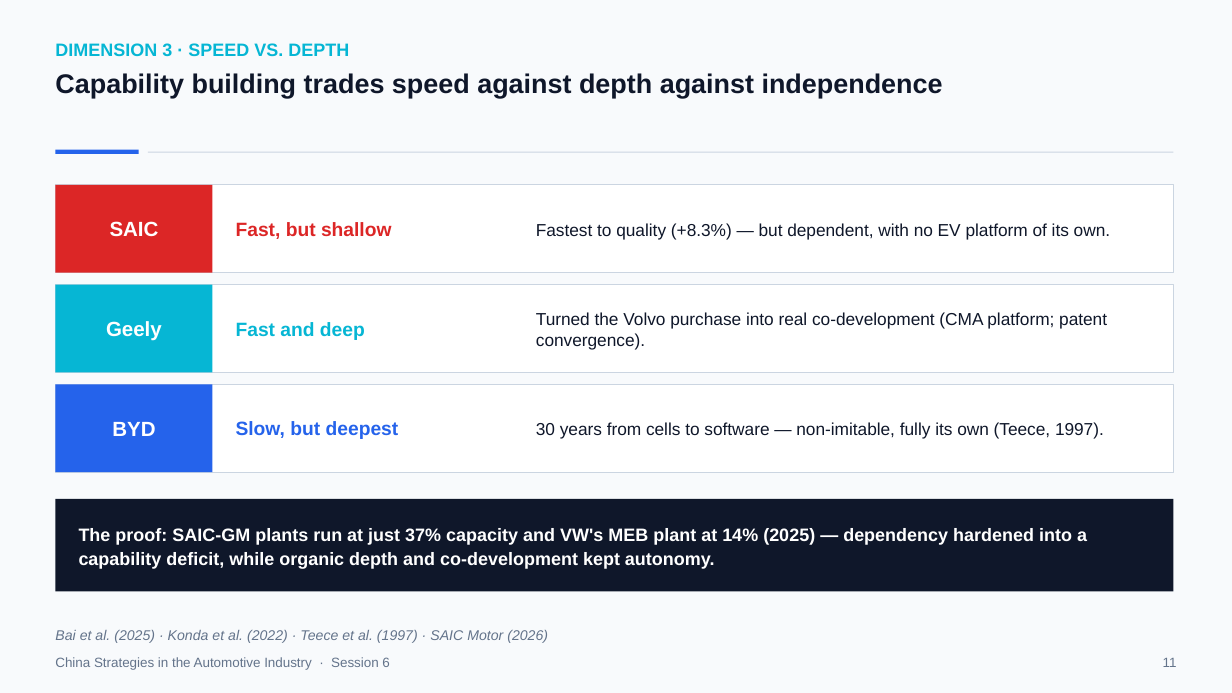
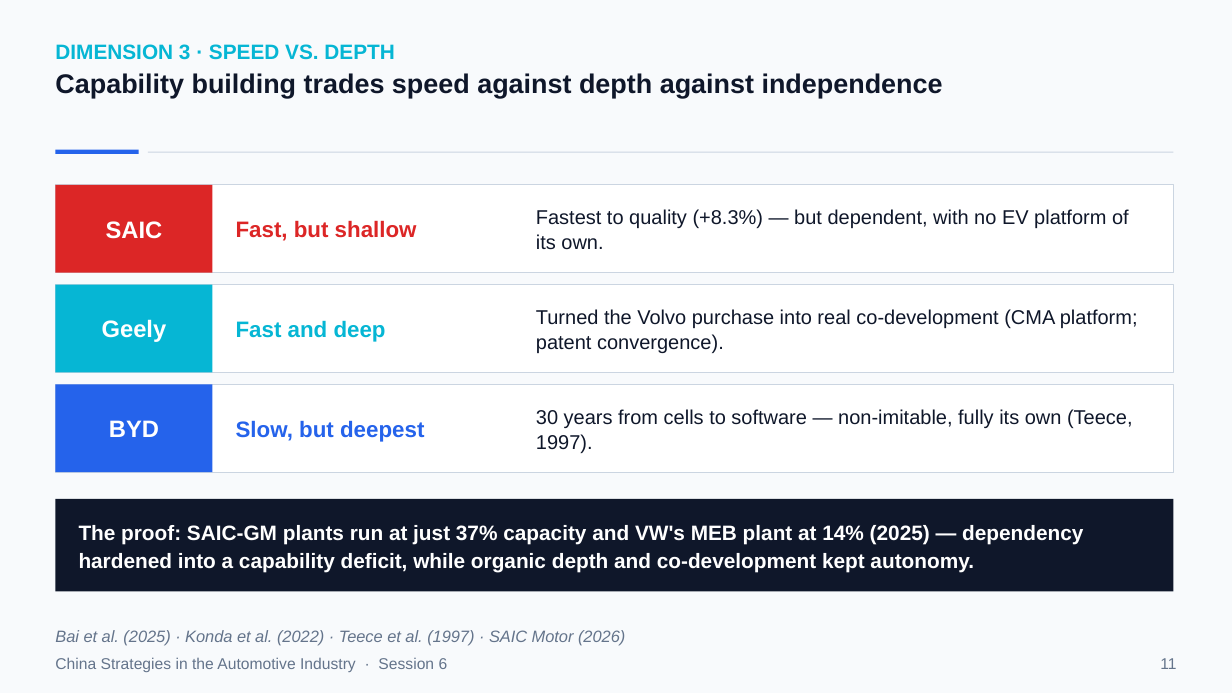
Before and after one commit to mickeymousehacker/CHINA-seminar-paper, a slide deck: slide 11 of research/presentation/China-Strategies-Presentation-FINAL.pptx. Drawn at 1232x693 pixels with LibreOffice and Linux fonts; fonts in the diff are those of the drawing. Boxes give left, top, right and bottom in pixels: in the first picture for what was removed or moved away, otherwise in the second. Text is boxed around its words. In the diff, an @@ line names an element or a change of style, - is before the commit and + after.

```diff
--- a/research/presentation/China-Strategies-Presentation-FINAL.pptx
+++ b/research/presentation/China-Strategies-Presentation-FINAL.pptx
@@ text "DIMENSION 3 · SPEED VS. ..." at (55, 44, 394, 60): size 14 to 16.2 pt @@
@@ size 16 to 18.6 pt in 3 elements at (106, 221, 163, 239), (102, 319, 167, 342), (109, 420, 159, 437) @@
@@ size 15 to 17.4 pt in 3 elements at (236, 220, 417, 241), (236, 320, 386, 342), (236, 420, 424, 442) @@
@@ size 13.5 to 15.7 pt in 3 elements at (536, 209, 1129, 250), (536, 309, 1138, 353), (536, 409, 1133, 453) @@
@@ text "The proof: SAIC-GM plants run ..." at (79, 525, 1083, 573): size 14 to 16.2 pt @@
@@ text "Bai et al. (2025) · ..." at (55, 630, 625, 646): size 11 to 12.8 pt @@
@@ text "China Strategies in the Automotive ..." at (55, 657, 448, 672): size 10.5 to 12.2 pt @@
@@ text "11" at (1160, 658, 1176, 669): size 10.5 to 12.2 pt @@
```
Also in this commit, not shown: 19 other slides changed, 2 other files.
